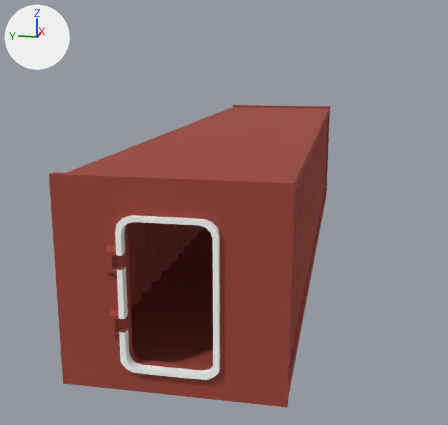
The glTF model models/control_crate/control_crate.glb, before and after one commit.
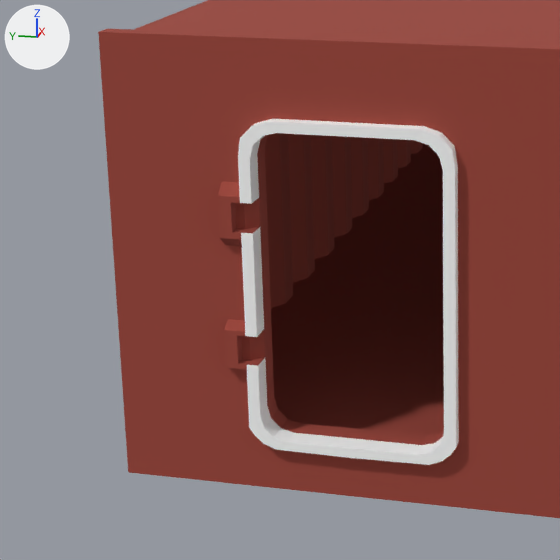
There are two pictures of each version: one whole from a 50 mm camera at (-12.3, -1.91, 3.86) aimed at (-0.44, 0.46, 0.9), one close up on the part from 0% to 60% of the width and 37% to 100% of the height. The axes (+X, +Y, +Z) are drawn at upper left. The lights are the same throughout. Where no turn or scale is listed for an object, it has been applied to the vertices.
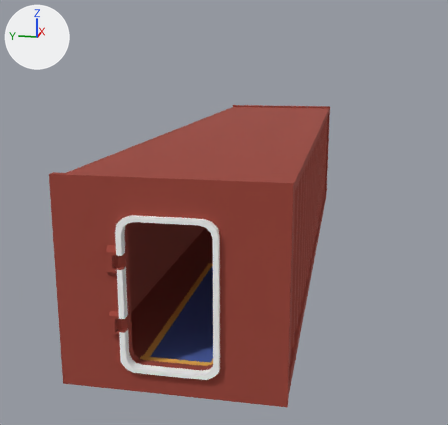
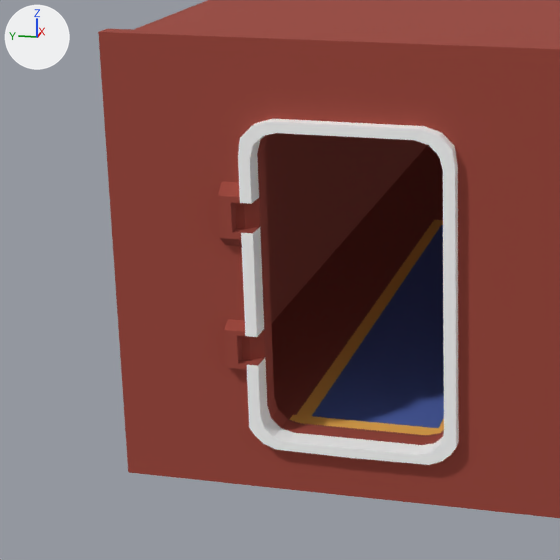
Where the change shows, as pixel boxes (x1, y1, x2, y2) in the close-ups (560 x 560 px):
'Plane.002', added
    after: (265, 133, 444, 435)
'Cube.003', unchanged, covered by the edit
    before: (271, 143, 444, 435)
'Plane.001', unchanged, covered by the edit
    before: (265, 133, 422, 308)

The change, as a list of edits to the scene's bpy script:
```text
Add img_palette_001:
    img_palette_001 = load_image('palette.001', '_unpacked/palette.001', 288, 128, 'sRGB')
Add mat_palette_001:
    mat_palette_001 = principled_material('Palette.001')
    mat_palette_001.texture = img_palette_001
    mat_palette_001.roughness = 1.0
Add me_plane_002:
    me_plane_002.from_pydata(...)  # 56 vertices, 88 faces; spans x -1.0..9.97, y -1.1..1.1, z 0.0..2.19
    me_plane_002.materials.append(mat_palette_001)  # picture img_palette_001
Add ob_plane_002:
    ob_plane_002 = bpy.data.objects.new('Plane.002', me_plane_002)
    ob_plane_002.location = (-4.74, 0.01, 0.25)
```
